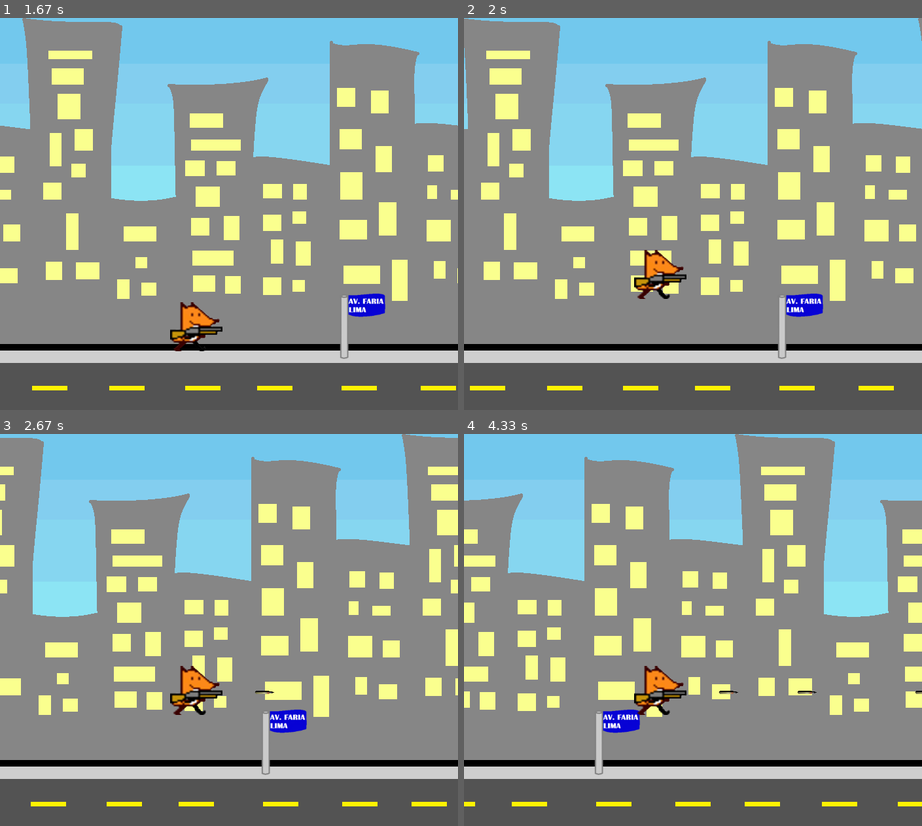
Above: before the commit, frames 1-4 (two rows, left to right).
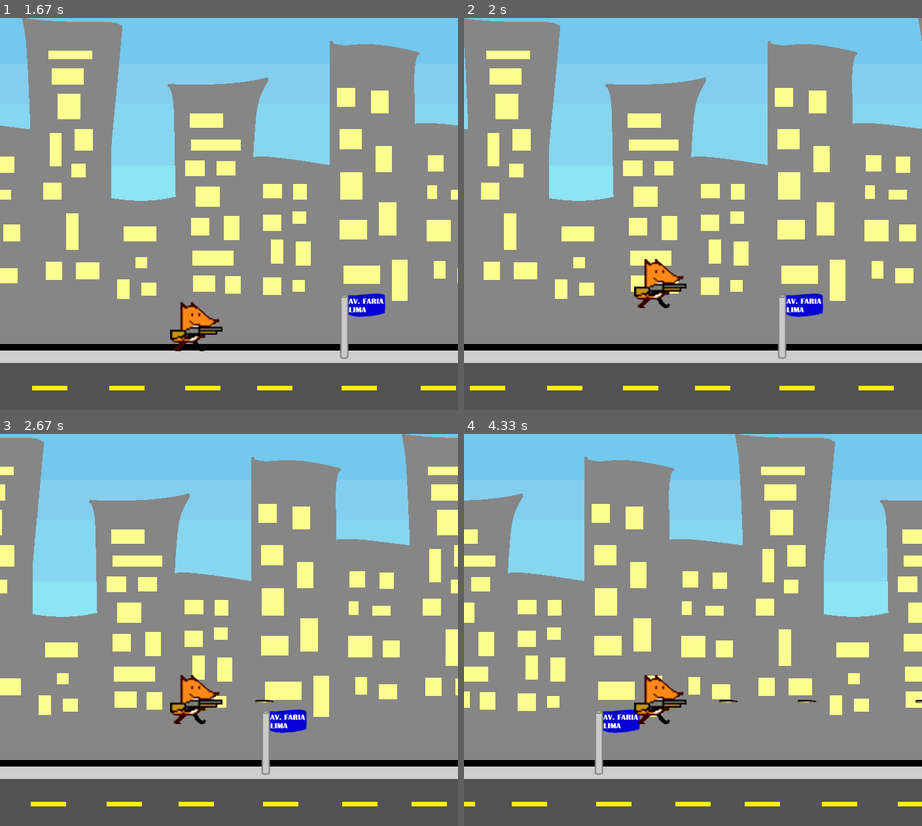
Above: after the commit, the same moments.

Repository: brunameinberg/projetofinalpygame
Game: pygame game, started from Foxsupremacy.py
Two runs of this game, one before a commit and one after it. Both use one fixed random seed, a clock stepped at 60 frames per second and the inputs below.
Inputs:
- Up to frame 1 (1.67 s): tap Space at 0.33, 0.67 s; hold Up from 1.5 s (still down)
- Up to frame 2 (2 s): release Up at 1.97 s
- Up to frame 3 (2.67 s): hold Right 2-2.47 s; hold Right from 2.5 s (still down); tap Space at 2.57 s
- Up to frame 4 (4.33 s): tap Space at 2.87, 3.23, 3.53, 3.73, 4.03, 4.23 s; release Right at 3.13 s; hold Right 3.17-3.63 s; hold Right 3.67-4.13 s; hold Right from 4.17 s (still down)

Frame 1 is identical in both runs. In frame 2, 0.9% of the frame differs, in the area x 37-49%, y 59-74%; in frame 3, 1.0%; in frame 4, 1.1%, in the area x 37-100%, y 59-74%.

Commit message:
melhorando colisoes

Diff:
--- a/Foxsupremacy.py
+++ b/Foxsupremacy.py
@@ -58,6 +58,7 @@
         self.todos_objetos = todos_objetos
         self.grupo_balas = grupo_balas
         self.bala_imagem = bala_imagem
+        self.mask = pygame.mask.from_surface(self.image)
 
     def update(self):
         # Atualização da posição da raposa
@@ -69,7 +70,7 @@
             self.rect.right = largura #mantem na tela
         if self.rect.left < 0:
             self.rect.left = 0 #mantem na tela
-        if self.rect.bottom<350: #quando pula
+        if self.rect.bottom<440: #quando pula
             self.speedy=3 #cai com velocidade 5
         if self.rect.bottom>550: # quando pula demais
             self.rect.bottom=550 #volta para o chão
@@ -93,6 +94,7 @@
         self.rect.bottom = 550
         self.speedx = random.randrange(-5.0, -2.0) #move o jacaré junto com a tela
         self.speedy = 0
+        self.mask = pygame.mask.from_surface(self.image)
 
     def update(self):
         # Atualização da posição do jacaré
@@ -111,6 +113,7 @@
 
         self.image = img
         self.rect = self.image.get_rect()
+        self.mask = pygame.mask.from_surface(self.image)
 
         # Coloca no lugar inicial definido em x, y do constutor
         self.rect.centerx = centerx
@@ -177,8 +180,8 @@
     window.blit(jogador.image, jogador.rect)
     todos_objetos.draw(window)
 
-    hits = pygame.sprite.spritecollide(jogador, grupo_jacare, True)
-    hits2 = pygame.sprite.groupcollide(grupo_balas, grupo_jacare, True, True)
+    hits = pygame.sprite.spritecollide(jogador, grupo_jacare, True, pygame.sprite.collide_mask)
+    hits2 = pygame.sprite.groupcollide(grupo_balas, grupo_jacare, True, True, pygame.sprite.collide_mask)
     if len(hits)>0:
         game = False
 
